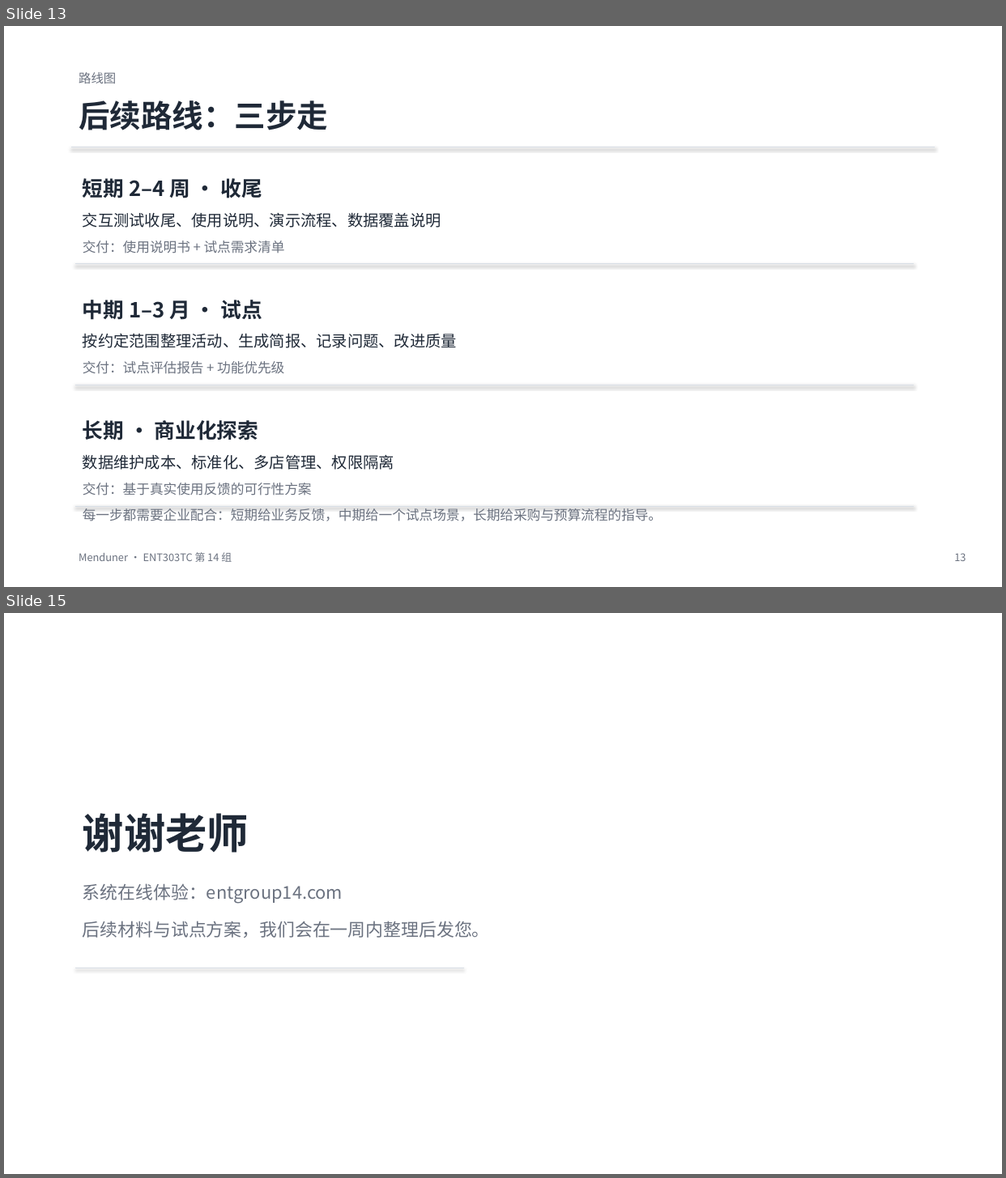
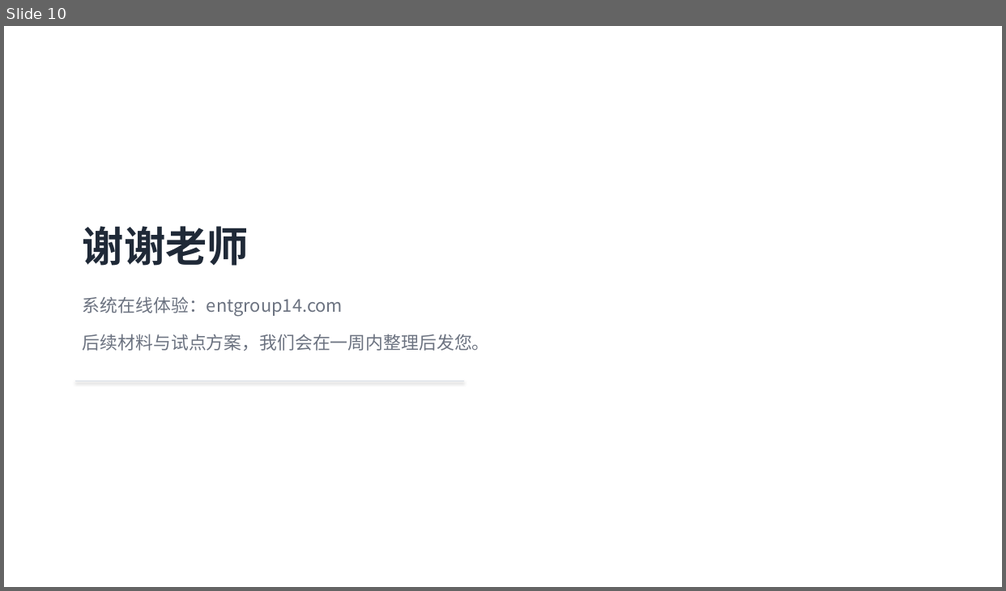
Before and after one commit to Haoran-Ding23/Menduner, a slide deck: deliverables/Menduner_企业导师交流.pptx. Shown one above the other, each under a label of ours: slides 13 and 15 before the commit, slide 10 after it; the slides between them are not shown. The pictures are 1006x1178 and 1006x591 pixels, drawn with LibreOffice and Linux fonts; fonts in the diff are those of the drawing. Boxes give left, top, right and bottom in pixels: in the first picture for what was removed or moved away, otherwise in the second. Text is boxed around its words. In the diff, an @@ line names an element or a change of style, - is before the commit and + after.

Commit message:
按 GPT Round 13 审核意见修订：PPT 压到 10 页、改写易被反驳的一句、三个问题调整时机
GPT 提出的三点与处理：
1. 最易被反驳的是「每日快照 3 份可看新增/改期/消失」→ 已改写为「已积累 3 份历史快照，可比较对应
   时间区间内观察到的信息变化；未再次采集到的活动标【待核验】，不直接判定为取消」
2. 15 页偏多 → 压到 10 页：删第 2 页(30/40/30 并入封面)、第 5 页(演示路径并入动作一眉标)、
   第 9 页(六个功能页说明移入 Word 附录)、第 10 页(边界并入产品定位页)、第 13 页(路线图保留在 Word)
3. Word 三个问题调整：Q3 改为「目前活动信息获取中哪个环节最耗费时间」（不质疑对方工作）；
   Q8 改为先问行业通用评估方法（不打听 ADR/RevPAR 敏感数据）；Q10 标注「试点有反馈之后再问」；
   并在顺序原则里写明首访只问 1、2、4、5、6 五题

校验：PPT 10 页、无元素越界、结构检查通过；DOCX 新增第七节功能页说明表，结构检查通过。
新增 scripts/patch_mentor_round13.py 与 patch_mentor_pages.py（保留改法可追溯）。

```diff
--- a/deliverables/Menduner_企业导师交流.pptx
+++ b/deliverables/Menduner_企业导师交流.pptx
@@ slide 13 removed at bbox=[4, 26, 1002, 587], background #FFFFFF @@
@@ text removed at bbox=[79, 72, 116, 84] @@
-路线图
@@ text removed at bbox=[79, 101, 328, 130] @@
-后续路线：三步走
@@ line removed from (71, 148) to (935, 148) @@
@@ text removed at bbox=[83, 178, 262, 199] @@
-短期 2–4 周 · 收尾
@@ text removed at bbox=[83, 212, 441, 228] @@
-交互测试收尾、使用说明、演示流程、数据覆盖说明
@@ text removed at bbox=[83, 241, 285, 254] @@
-交付：使用说明书 + 试点需求清单
@@ line removed from (75, 264) to (914, 264) @@
@@ text removed at bbox=[83, 300, 262, 320] @@
-中期 1–3 月 · 试点
@@ text removed at bbox=[83, 334, 457, 348] @@
-按约定范围整理活动、生成简报、记录问题、改进质量
@@ text removed at bbox=[83, 361, 284, 374] @@
-交付：试点评估报告 + 功能优先级
@@ line removed from (75, 386) to (914, 386) @@
@@ text removed at bbox=[83, 420, 258, 441] @@
-长期 · 商业化探索
@@ text removed at bbox=[83, 454, 394, 470] @@
-数据维护成本、标准化、多店管理、权限隔离
@@ text removed at bbox=[83, 483, 312, 496] @@
-交付：基于真实使用反馈的可行性方案
@@ line removed from (75, 506) to (914, 506) @@
@@ text removed at bbox=[83, 509, 662, 522] @@
-每一步都需要企业配合：短期给业务反馈，中期给一个试点场景，长期给采购与预算流程的指导。
@@ text removed at bbox=[79, 552, 232, 562] @@
-Menduner · ENT303TC 第 14 组
@@ text removed at bbox=[954, 553, 965, 561] @@
-13
@@ what was slide 15 is now slide 10 @@
```
Also in this commit, not shown: 9 slides changed, 4 other slides removed, 4 other files.
